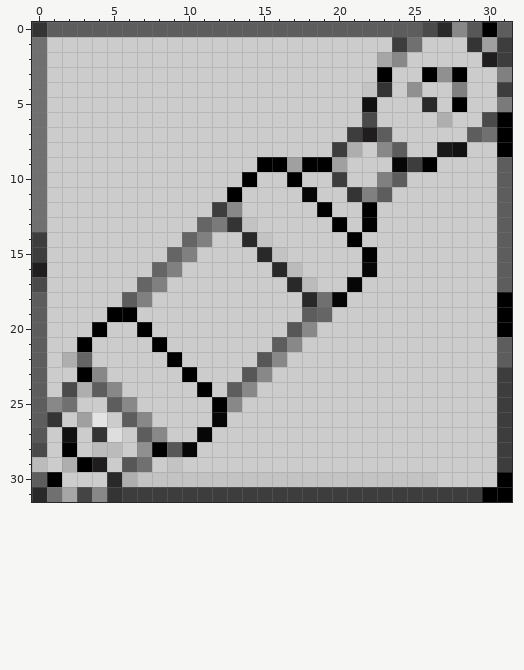
Edited in one commit: pixel-art sprite (res/avionics/actuator.png). This is how it looked before the edit.
The file is 32x32 pixels. Colours within 5 levels of each other are drawn and written as one.
The same view after the edit:
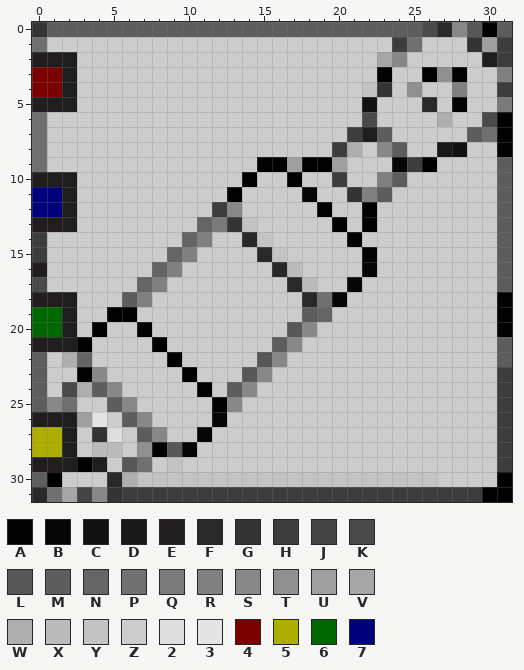
Palette (. is transparent): A #000000  B #060606  C #111111  D #191919  E #1f1d1e  F #292929  G #343434  H #3d3d3d  J #444444  K #4a4a4a  L #575757  M #5d5d5d  N #656565  P #707070  Q #7a7a7a  R #808080  S #888888  T #909090  U #a0a0a0  V #a6a6a6  W #aeaeae  X #bbbbbb  Y #c3c3c3  Z #cccccc  2 #dedede  3 #e4e4e4  4 #7c0000  5 #aeae00  6 #006600  7 #00007c
Change:
The author changed colour P to colour 4 in rows 3 to 4 at x 0.
The author changed colour Z to colour 4 in rows 3 to 4 at x 1.
The author changed colour K to colour 5 in row 28 at x 0.
The author changed colour L to colour 5 in row 27 at x 0.
The author changed colour Z to colour 5 in rows 27 to 28 at x 1.
The author changed colour M to colour 6 in rows 19 to 20 at x 0.
The author changed colour Z to colour 6 in rows 19 to 20 at x 1.
The author changed colour P to colour 7 in rows 11 to 12 at x 0.
The author changed colour Z to colour 7 in rows 11 to 12 at x 1.
The author changed colour A to colour E in row 28 at x 2.
The author changed colour C to colour E in row 27 at x 2.
The author changed colour G to colour E in row 26 at x 1.
The author changed colour M to colour E in row 18 at x 0; in row 21 at x 0; in row 26 at x 0.
The author changed colour P to colour E in row 2 at x 0; in row 5 at x 0; in row 10 at x 0; in row 13 at x 0.
The author changed colour W to colour E in row 29 at x 2.
The author changed colour X to colour E in row 29 at x 0.
The author changed colour Z to colour E in row 2 at x 1 to 2; in rows 3 to 4 at x 2; in row 5 at x 1 to 2; in row 10 at x 1 to 2; in rows 11 to 12 at x 2; in row 13 at x 1 to 2.
The author changed colour Z to colour E in row 18 at x 1 to 2; in rows 19 to 20 at x 2; in row 21 at x 1 to 2; in row 26 at x 2; in row 29 at x 1.
Where, in picture pixels (left, top, right, bottom), the same in both pictures:
changed: (32, 52, 77, 112)
changed: (32, 172, 77, 232)
changed: (32, 292, 77, 472)
